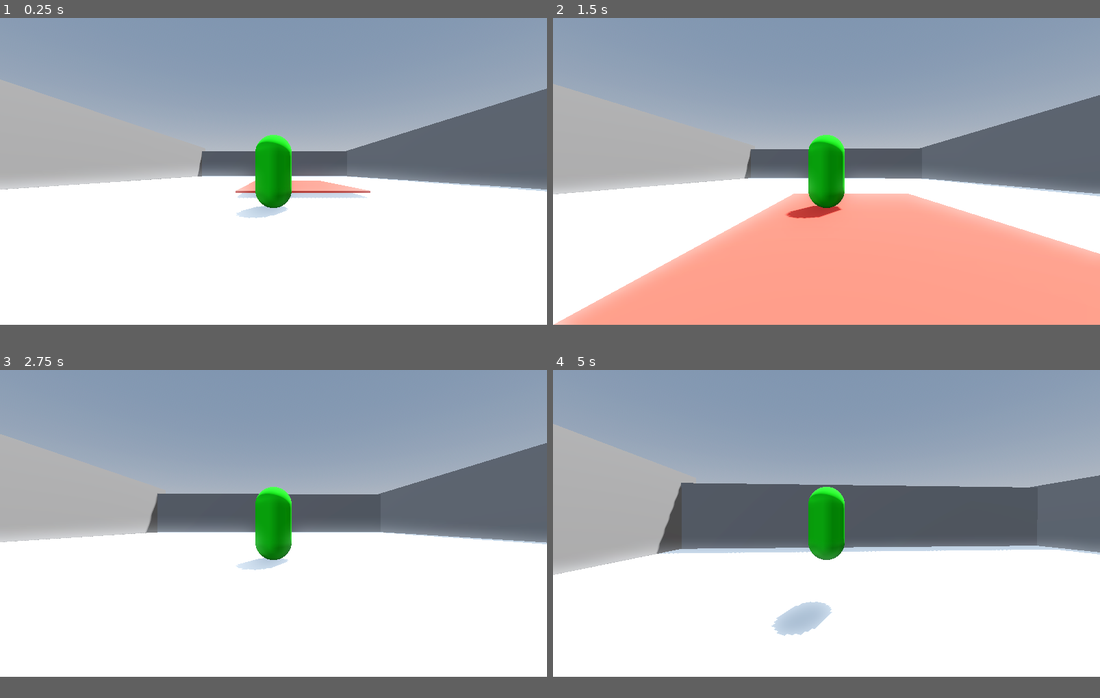
Above: before the commit, frames 1-4 (two rows, left to right).
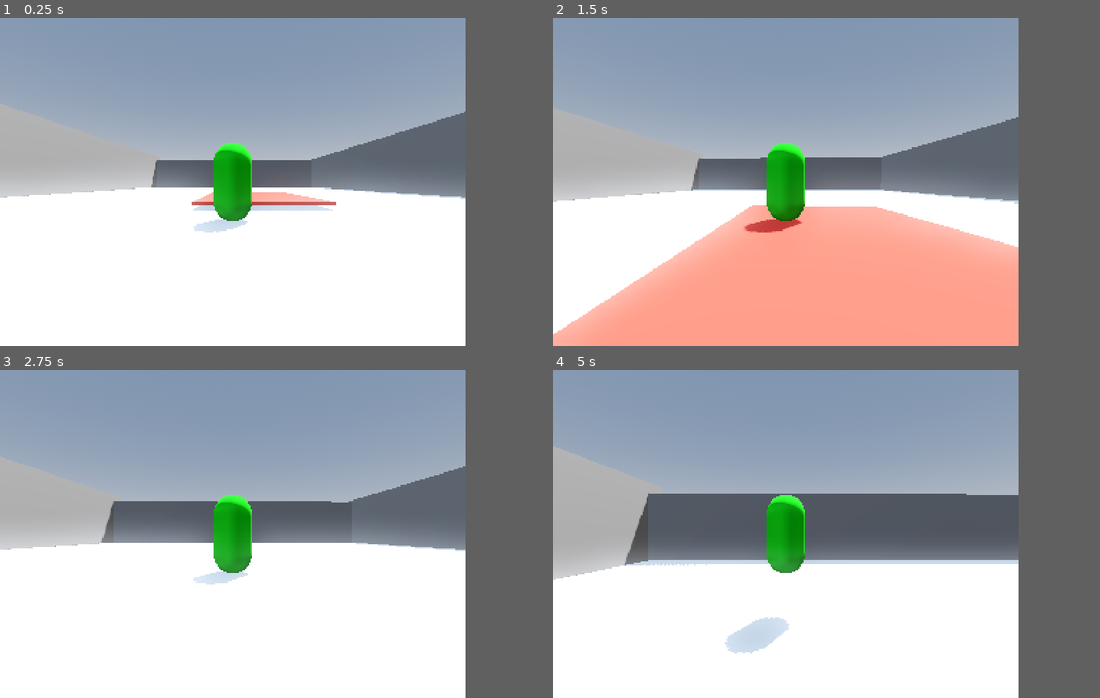
Above: after the commit, the same moments.

Repository: TylerPederson/effort
Game: Godot game, scene res://sandbox_level.tscn
Same seed, same stepped clock (60 frames per second), same inputs: the game is played once before the commit and once after it.
Inputs (mouse positions are in pixels of both pictures, inside the frame that each line leads up to):
- Up to frame 1 (0.25 s): no input
- Up to frame 2 (1.5 s): tap Enter (ui_accept) at 0.5, 0.77 s; move the mouse to (853, 168) at 0.52 s; hold Up (ui_up) from 0.53 s (still down); move the mouse to (799, 172) at 1.27 s
- Up to frame 3 (2.75 s): keep holding Up (ui_up); tap Enter (ui_accept) at 1.52 s; move the mouse to (284, 517) at 2.02 s
- Up to frame 4 (5 s): move the mouse to (821, 527) at 2.77 s; tap Enter (ui_accept) at 3.02, 3.77, 4.52 s; move the mouse to (864, 527) at 3.52 s; tap Escape (ui_cancel) at 4.15 s; move the mouse to (662, 478) at 4.27 s; release Up (ui_up) at 4.28 s; hold Left (ui_left) from 4.28 s (still down)
In our replay, the window is 799x449 before the commit and 680x480 after it. These sizes can differ from the game's own. Grey fills any space a smaller window leaves; there, only what the larger window draws over its background counts as a difference.

The runs differ from the first frame. In frame 1, 16% of the frame differs, in the area x 0-100%, y 0-66%; in frame 2, 21%, in the area x 0-100%, y 0-97%; in frame 3, 15%; in frame 4, 19%.

Commit message:
pause menu layout

Diff:
--- /dev/null
+++ b/GUI/button.gd
@@ -0,0 +1,6 @@
+extends Button
+
+
+
+func _on_pressed() -> void:
+	print("ok")
--- /dev/null
+++ b/GUI/items.tscn
@@ -0,0 +1,3 @@
+[gd_scene format=3 uid="uid://dpyv4h8aycfdq"]
+
+[node name="Items" type="Node2D"]
--- /dev/null
+++ b/GUI/pause.tscn
@@ -0,0 +1,71 @@
+[gd_scene load_steps=3 format=3 uid="uid://cvo8q5hp5m3cv"]
+
+[ext_resource type="Texture2D" uid="uid://nx4ey5b47x17" path="res://GUI/Sprite-0001.png" id="1_7y1pm"]
+[ext_resource type="Script" uid="uid://b86yv6y4eyc7b" path="res://GUI/button.gd" id="1_gwu2k"]
+
+[node name="Pause" type="Control"]
+texture_filter = 3
+custom_minimum_size = Vector2(340, 240)
+layout_mode = 3
+anchors_preset = 0
+
+[node name="VBoxContainer" type="VBoxContainer" parent="."]
+layout_mode = 0
+offset_left = 37.0
+offset_top = 32.0
+offset_right = 74.75701
+offset_bottom = 89.0
+scale = Vector2(1.575, 1.575)
+
+[node name="Button" type="Button" parent="VBoxContainer"]
+layout_mode = 2
+theme_override_font_sizes/font_size = 9
+text = "items"
+autowrap_trim_flags = 0
+script = ExtResource("1_gwu2k")
+
+[node name="Button2" type="Button" parent="VBoxContainer"]
+layout_mode = 2
+theme_override_font_sizes/font_size = 9
+text = "equipment"
+
+[node name="Button3" type="Button" parent="VBoxContainer"]
+layout_mode = 2
+theme_override_font_sizes/font_size = 8
+text = "save"
+
+[node name="TextureRect" type="TextureRect" parent="."]
+show_behind_parent = true
+layout_mode = 0
+offset_right = 40.0
+offset_bottom = 40.0
+mouse_filter = 2
+texture = ExtResource("1_7y1pm")
+
+[node name="Label" type="Label" parent="."]
+layout_mode = 0
+offset_left = 209.0
+offset_top = 15.0
+offset_right = 269.0
+offset_bottom = 38.0
+text = "Paused"
+
+[node name="Button" type="Button" parent="."]
+layout_mode = 0
+offset_left = 211.0
+offset_top = 188.0
+offset_right = 241.0
+offset_bottom = 219.0
+theme_override_font_sizes/font_size = 14
+text = "P"
+
+[node name="Label2" type="Label" parent="."]
+layout_mode = 0
+offset_left = 251.0
+offset_top = 197.0
+offset_right = 294.0
+offset_bottom = 212.0
+theme_override_font_sizes/font_size = 10
+text = "Unpause"
+
+[connection signal="pressed" from="VBoxContainer/Button" to="VBoxContainer/Button" method="_on_pressed"]
--- a/project.godot
+++ b/project.godot
@@ -18,3 +18,12 @@
 run/main_scene="res://sandbox_level.tscn"
 config/features=PackedStringArray("4.5", "Forward Plus")
 config/icon="res://icon.svg"
+
+[display]
+
+window/size/viewport_width=340
+window/size/viewport_height=240
+window/size/window_width_override=1600
+window/size/window_height_override=1200
+window/stretch/mode="viewport"
+window/stretch/scale=1.05
Binary file added: GUI/Sprite-0001.aseprite
Binary file added: GUI/Sprite-0001.png
Not shown, added: GUI/Sprite-0001.png.import
Not shown, added: GUI/button.gd.uid
Not shown, changed: README.md
